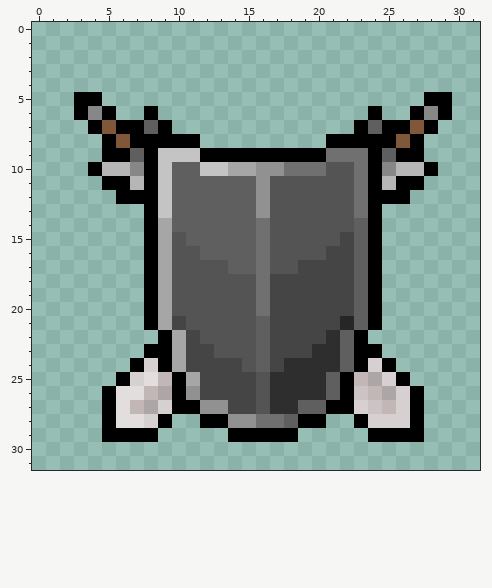
Two states of a pixel-art sprite, button/equipment_stats_icon.png. Above, as it was before the edit.
The file is 32x32 pixels. Colours within 5 levels of each other are drawn and written as one.
After the commit:
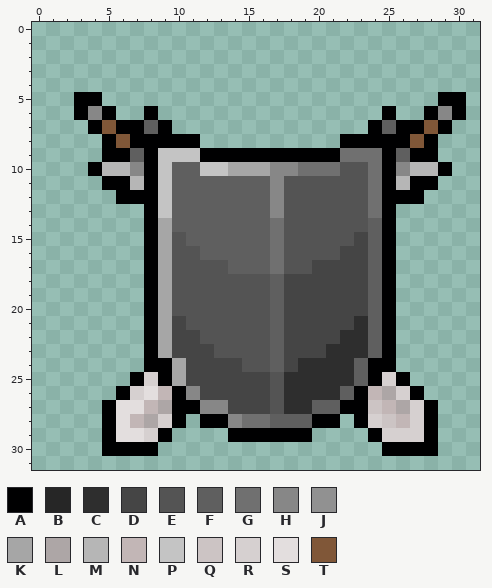
Palette (. is transparent): A #000001  B #262626  C #2e2e2e  D #454545  E #545454  F #5f5f5f  G #707070  H #878787  J #919191  K #a6a6a6  L #ada6a6  M #b6b6b6  N #c2b6b6  P #c4c4c4  Q #ccc4c4  R #d6d0d0  S #e3dede  T #805738
The edit:
Changed rows in their new state; - is an unchanged pixel.
first column x 5:
 5 -----------------------.-A
 6 -------------------.A-.AHA
 7 ------------------.AF-ATA-
 8 ----------------.----ATA--
 9 ----------------A--GAF-A--
10 -----------KHH--G-EGAH-MA-
11 -----------FH-----EGAM-A--
12 -----------FH-----EG--A---
13 -----------FH-----EGA-----
14 -----------FG-----EFA-----
15 -----------FG----EDFA-----
16 -----------FG---E-DFA-----
17 -----------FG-E---DFA-----
18 -----------EF-----DFA-----
19 -----------EF-----DFA-----
20 -----------EF-----DFA-----
21 -----------EF----DCFA-----
22 ---AKD-----EF---DCCFA-----
23 ----KD-----EF--D-CCFA-----
24 --.A-------EFD---CFA------
25 -.ARAKD----DE---CCFA------
26 .ARSN-H----DE---CFA-------
27 --SNL--HH--DE-C-F-A--LRA--
28 --NLRA---HG-F-F-A---QNRA--
29 -SSRA---------A-----RRRA--
30 AAAA----------------AAAA--
Where, in picture pixels (left, top, right, bottom), the same in both pictures:
changed: (102, 92, 466, 456)
